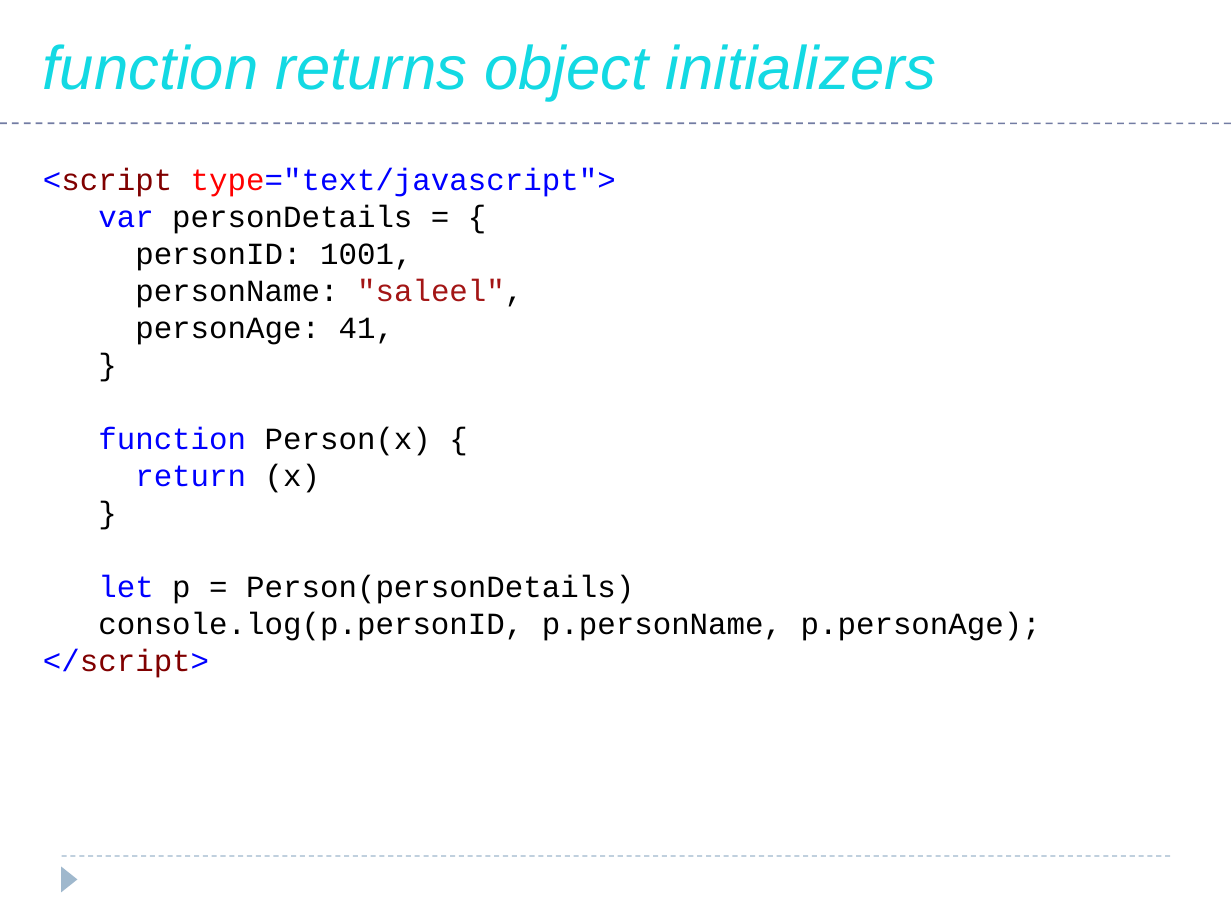
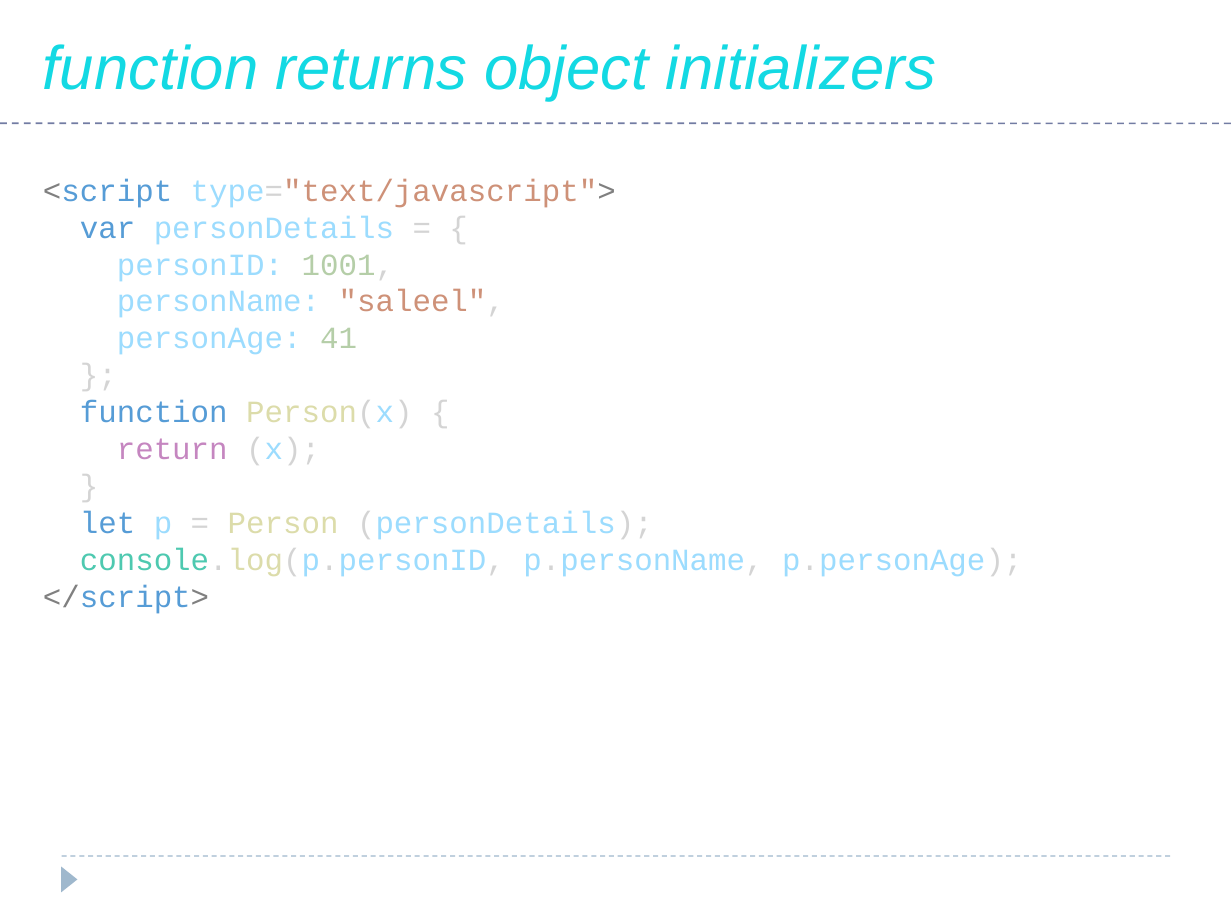
Before and after one commit to saleelgithub/PPTs, a slide deck: slide 56 of AWP PPT - JavaScript.pptx. Drawn at 1232x924 pixels with LibreOffice and Linux fonts; fonts in the diff are those of the drawing. Boxes give left, top, right and bottom in pixels: in the first picture for what was removed or moved away, otherwise in the second. Text is boxed around its words. In the diff, an @@ line names an element or a change of style, - is before the commit and + after.

```diff
--- a/AWP PPT - JavaScript.pptx
+++ b/AWP PPT - JavaScript.pptx
@@ text "<script type="text/javascript">": place and size @@
-text "<script type="text/javascript">" at bbox=[43, 168, 1041, 678]
+text "<script type="text/javascript">" at bbox=[43, 178, 1022, 614]
@@ text at bbox=[43, 178, 1022, 614]: text colour #0000FF to #808080 in "<script type="text/javascript">", "</script>"; text colour #800000 to #569CD6 in "<script", "</script>"; text colour #FF0000 to #9CDCFE, text colour #0000FF to #D4D4D4, text colour #0000FF to #CE9178 in "type="text/javascript">"; text colour #0000FF to #569CD6 in "var"; text colour #000000 to #9CDCFE in "personDetails", "personID:", "personName:", "console.log(p.personID, p.personName, p.personAge);"; text colour #000000 to #D4D4D4 in "= {", "1001,", ""saleel",", "}" and 1 more places; text colour #000000 to #B5CEA8 in "1001,"; text colour #A31515 to #CE9178 in ""saleel","; text colour #000000 to #4EC9B0, text colour #000000 to #DCDCAA in "console.log(p.personID," @@
@@ text at bbox=[80, 328, 412, 465]: text changed; text colour #000000 to #9CDCFE @@
-personAge: 41,
+personAge: 41
+};
+function Person(x) {
+return (x);
@@ text at bbox=[80, 511, 653, 539]: text changed; text colour #000000 to #9CDCFE @@
-function Person(x) {
-return (x)
-}
-let p = Person(personDetails)
+let p = Person (personDetails);
```
Also in this commit, not shown: 66 other slides changed, 8 slides added.
